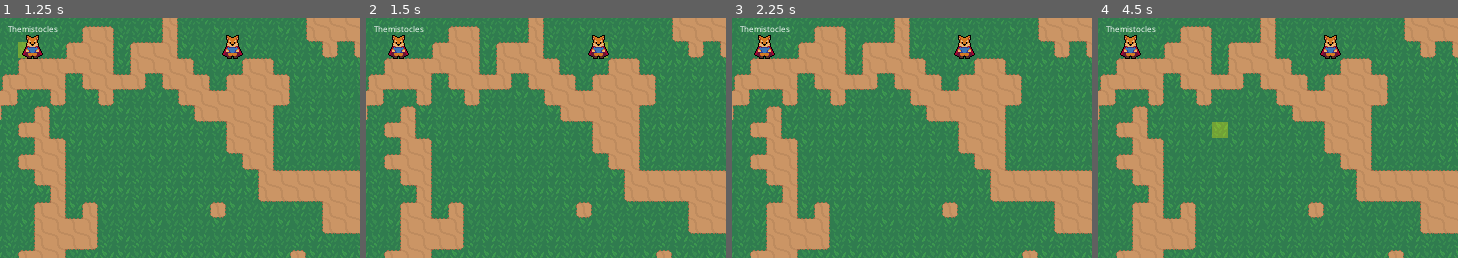
Above: before the commit, frames 1-4 (left to right).
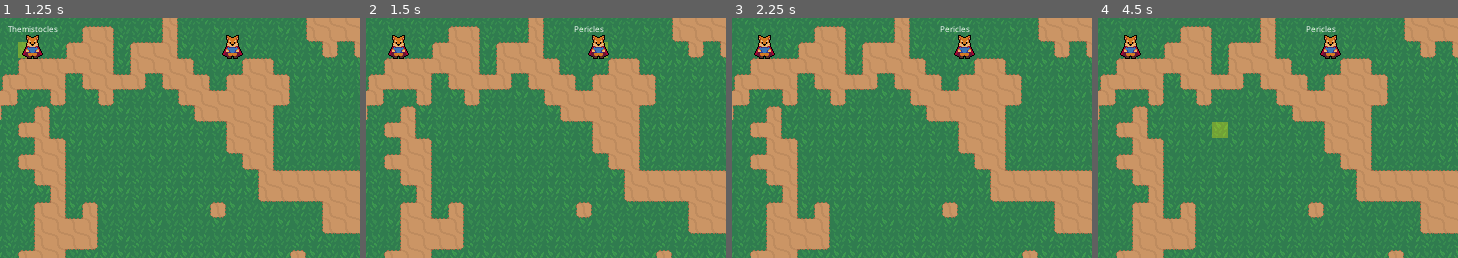
Above: after the commit, the same moments.

Repository: Multi-User-Domain/SimPolis
Game: Godot game, scene res://Main.tscn
Two runs of this game, one before a commit and one after it. Both use one fixed random seed, a clock stepped at 60 frames per second and the inputs below.
Inputs (mouse positions are % of the whole screen's width and height, from its top left):
- Up to frame 1 (1.25 s): tap Enter at 0.5 s; move the mouse to (9, 18) at 0.52 s; click (9, 18) at 0.67 s
- Up to frame 2 (1.5 s): tap Space at 1.25 s; move the mouse to (36, 18) at 1.27 s; click (36, 18) at 1.42 s
- Up to frame 3 (2.25 s): tap Enter at 2 s; move the mouse to (60, 28) at 2.02 s; click (60, 28) at 2.17 s
- Up to frame 4 (4.5 s): tap Space at 2.75, 4.25 s; move the mouse to (45, 70) at 2.77 s; click (45, 70) at 2.92 s; tap Enter at 3.5 s; move the mouse to (80, 65) at 3.52 s; click (80, 65) at 3.67 s; move the mouse to (20, 35) at 4.27 s; click (20, 35) at 4.42 s
The pictures show only the part of the screen within x 4-54%, y 12-62%; the shares and areas given below are measured in that part.

Frame 1 is identical in both runs. In frame 2, 0.3% of the frame differs, in the area x 2-67%, y 3-6%; in frame 3, 0.3%; in frame 4, 0.3%.

Commit message:
tile selector is not selectable

Diff:
--- a/Main.gd
+++ b/Main.gd
@@ -1,10 +1,8 @@
 extends Node2D
 
 var selected_character: Character
-# var screen_size
 
 func _ready():
-	# screen_size = get_viewport_rect().size
 	$Themistocles.position = Vector2(63, 84)
 	$Pericles.position = Vector2(263, 84)
 	selected_character = $Themistocles
@@ -23,8 +21,6 @@
 
 func _physics_process(delta):
 	var mousePos = $Grid.world_to_map(get_global_mouse_position())
-	# mousePos.x = clamp(mousePos.x, 0, screen_size.x)
-	# mousePos.y = clamp(mousePos.y, 0, screen_size.y)
 	$TileHighlight.set_position($Grid.map_to_world(mousePos))
 
 func _input(event):
--- a/Main.tscn
+++ b/Main.tscn
@@ -50,6 +50,7 @@
 [node name="TileHighlight" type="ColorRect" parent="."]
 margin_right = 16.0
 margin_bottom = 16.0
+mouse_filter = 2
 color = Color( 1, 0.960784, 0, 0.317647 )
 __meta__ = {
 "_edit_use_anchors_": false
